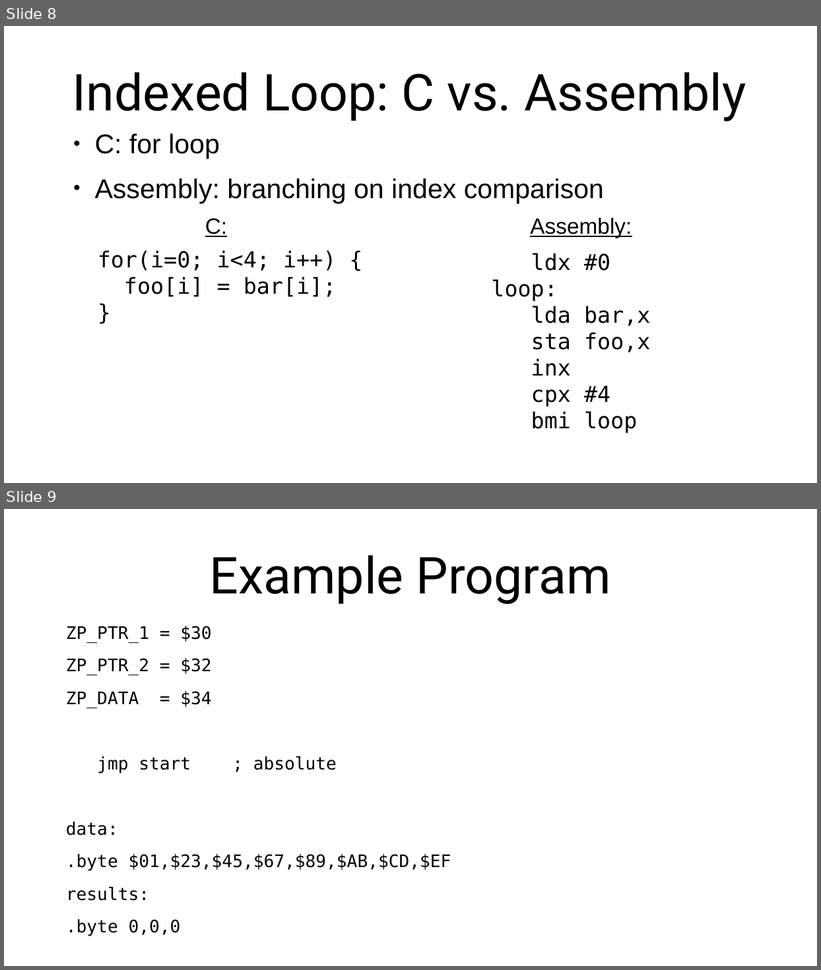
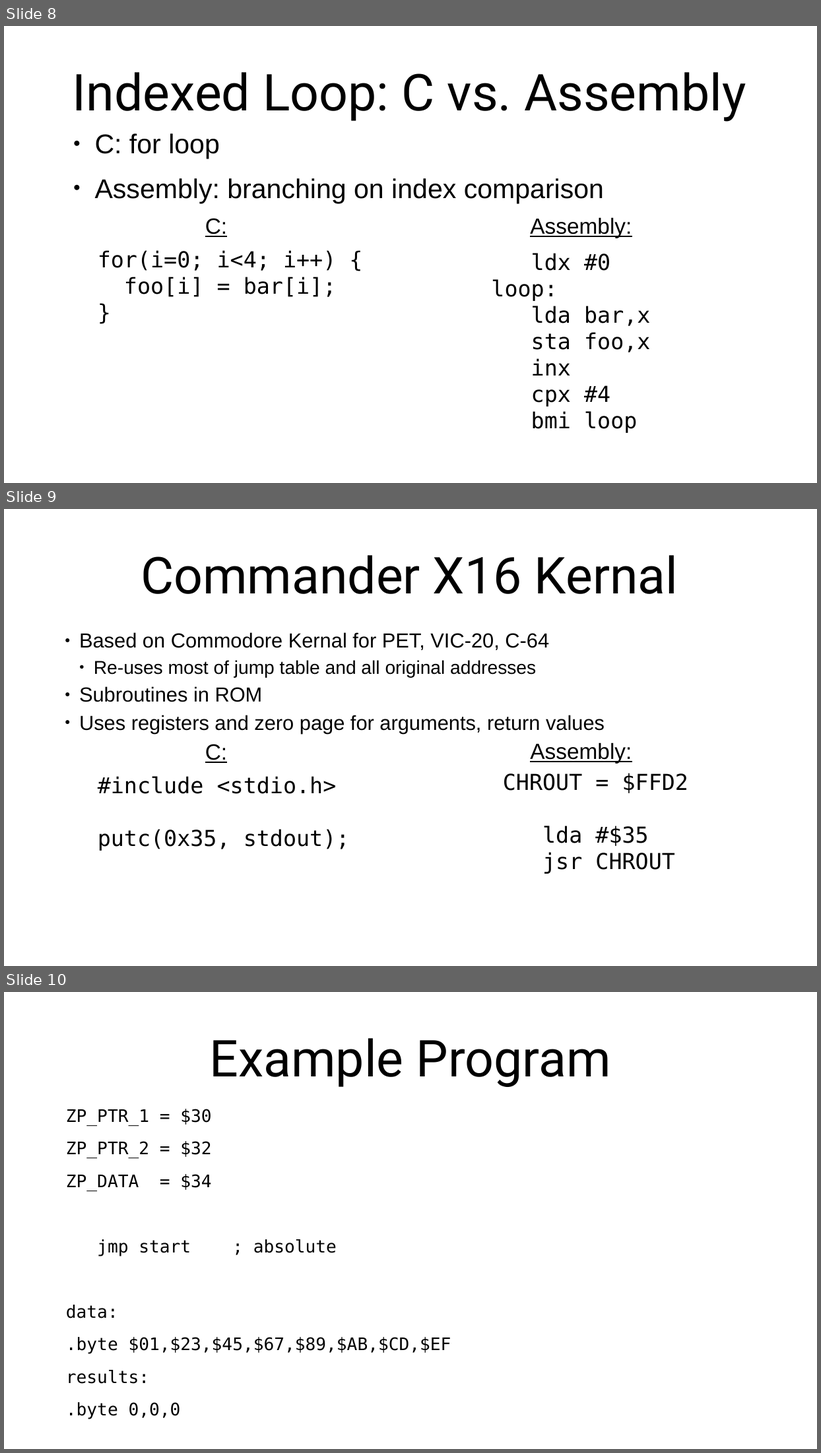
Before and after one commit to SlithyMatt/x16-assembly-tutorial, a slide deck: Lesson3/Lesson3.odp. Shown one above the other, each under a label of ours: slides 8 and 9 before the commit, slides 8, 9 and 10 after it. The pictures are 821x970 and 821x1453 pixels, drawn with LibreOffice and Linux fonts; fonts in the diff are those of the drawing. Boxes give left, top, right and bottom in pixels: in the first picture for what was removed or moved away, otherwise in the second. Text is boxed around its words. In the diff, an @@ line names an element or a change of style, - is before the commit and + after.

Commit message:
kernal slide for lesson 3

```diff
--- a/Lesson3/Lesson3.odp
+++ b/Lesson3/Lesson3.odp
@@ slide 9 added at [4, 509, 817, 966], background #FFFFFF @@
@@ title added at [141, 555, 678, 594], 60 pt, text #000000 @@
+Commander X16 Kernal
@@ text added at [79, 632, 605, 733], 24 pt, text #000000 @@
+● Based on Commodore Kernal for PET, VIC-20, C-64
+  ● Re-uses most of jump table and all original addresses
+● Subroutines in ROM
+● Uses registers and zero page for arguments, return values
@@ text added at [205, 744, 227, 763], 26 pt, text #000000, underline @@
+C:
@@ text added at [530, 743, 632, 764], 26 pt, text #000000, underline @@
+Assembly:
@@ text added at [98, 776, 350, 851], 26 pt, text #000000 @@
+#include <stdio.h>
+putc(0x35, stdout);
@@ text added at [503, 773, 688, 874], 26 pt, text #000000 @@
+CHROUT = $FFD2
+lda #$35
+jsr CHROUT
@@ what was slide 9 is now slide 10 @@
```
Also in this commit, not shown: 3 slides changed.
